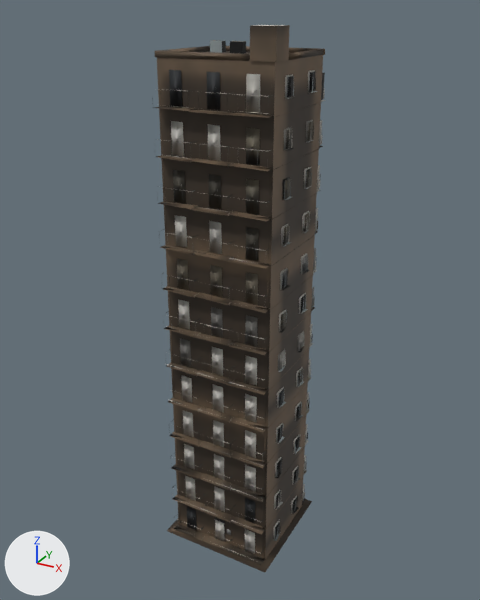
An edit to the OBJ model App/assets/lod/buildings/residential/residential_018.lod1.obj, drawn before and after from the same camera.
The view is the same before and after, from a 50 mm lens placed at (20.6, -37.7, 38.2), pointed at (-0.2, 0.2, 19.3). Lighting does not change. The marker at lower left points along +X, +Y and +Z. The first picture is the older version. Where no turn or scale is listed for an object, it has been applied to the vertices. Vertices at exactly the same position are counted once.

Names of what the first picture shows: 'residential_018'.
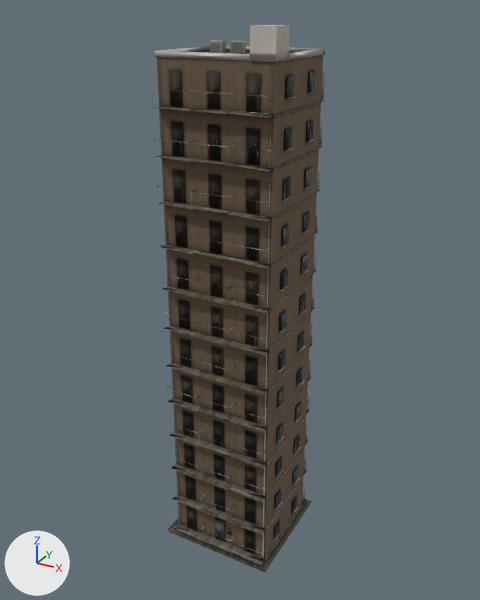
Boxes (x1, y1, x2, y2) around the edits, measured in the pictures (480 x 600 px; the box of a moved part takes in the faces that stretch with it):
```json
{"part": 1, "of": "me_residential_018", "change": "moved or reshaped", "before": [156, 52, 323, 553], "after": [157, 52, 322, 529]}
{"part": 2, "of": "me_residential_018", "change": "surface changed", "before": [155, 25, 325, 572], "after": [155, 25, 325, 572]}
```

The change, as JSON lines over the scene's bpy script:
```json
{"block": "me_residential_018", "where": "# used by ob_residential_018; location = (0.0, 0.0, 0.0)"}
{"op": "remove", "block": "me_residential_018", "code": "me_residential_018.from_pydata(...)  # 6377 vertices, 4077 faces; spans x -4.4..4.4, y -4.4..4.4, z 0.0..37.4"}
{"op": "add", "block": "me_residential_018", "code": "me_residential_018.from_pydata(...)  # 6388 vertices, 4078 faces; spans x -4.4..4.4, y -4.4..4.4, z 0.0..37.4"}
{"block": "me_residential_018", "change": "me_residential_018 part 1: 337 vertices moved within x -4.1..4.1, y -4.1..4.2, z 0.3..36.3; 178 vertices removed from x -4.1..4.1, y -4.1..4.2, z 0.3..36.3; 204 vertices added at x -4.1..4.2, y -4.1..4.2, z 1.3..36.3"}
{"block": "me_residential_018", "change": "me_residential_018 part 2: 3202 kept faces spanning x -4.4..4.4, y -4.4..4.4, z 0.0..37.4 get new texture (UV) coordinates"}
{"block": "me_residential_018", "change": "other edits to the shape of me_residential_018 do not show in these pictures"}
```
